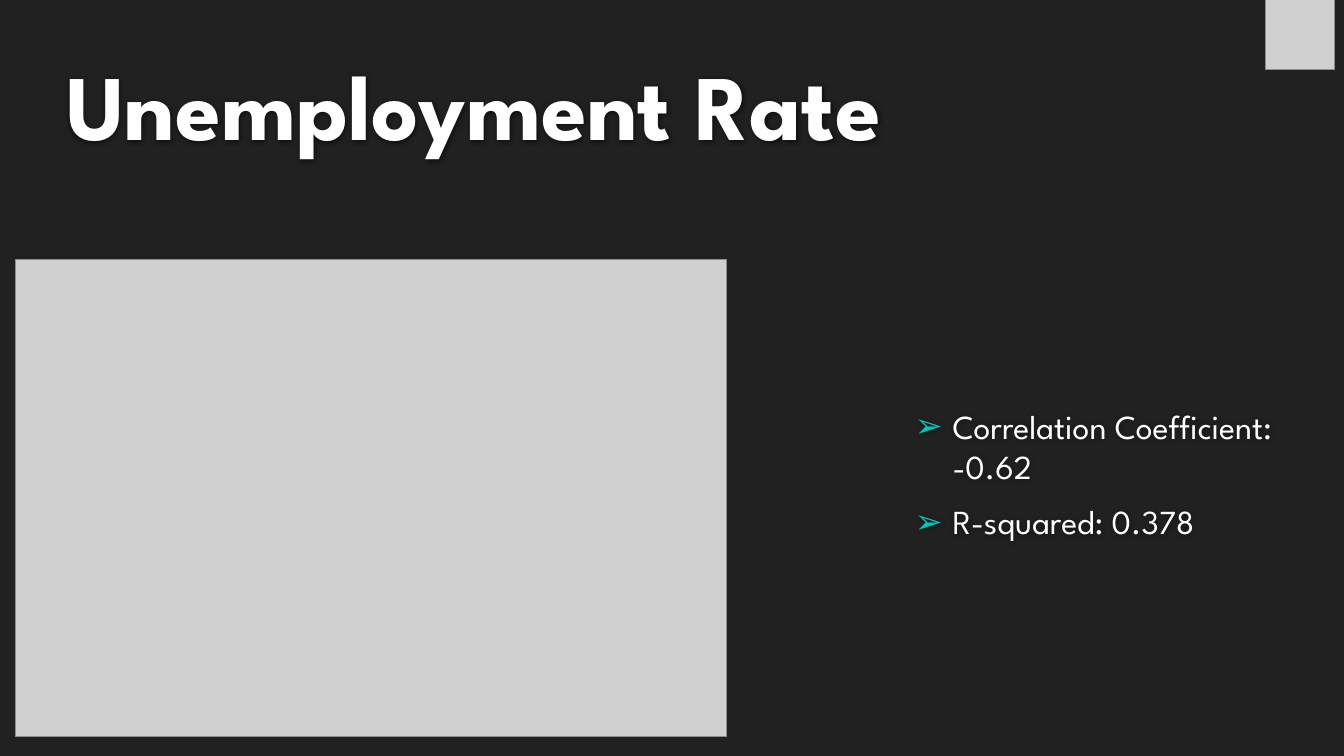
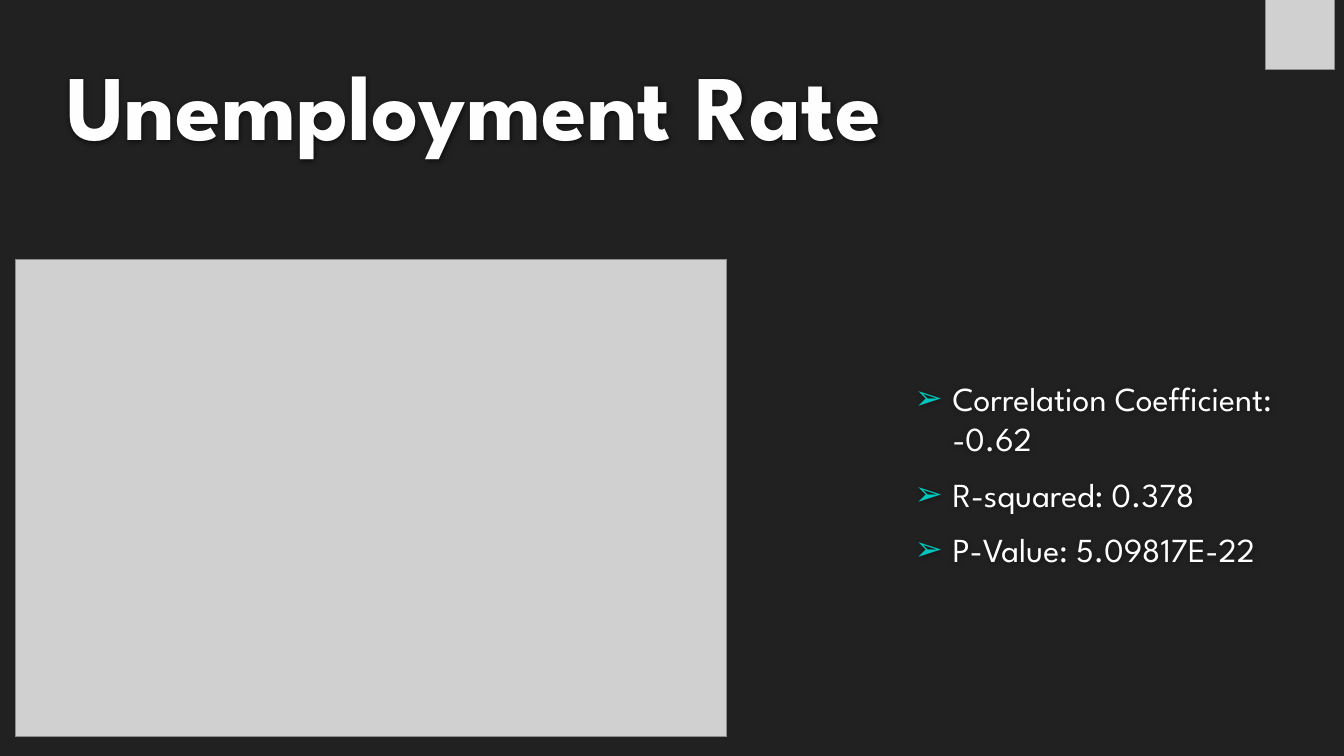
Before and after one commit to michelleherman13/auto-sales, a slide deck: slide 10 of Presentation/Auto_sales_Michelle.pptx. Drawn at 1344x756 pixels with LibreOffice and Linux fonts; fonts in the diff are those of the drawing; grey boxes stand for pictures; background and template pictures are left out. Boxes give left, top, right and bottom in pixels: in the first picture for what was removed or moved away, otherwise in the second. Text is boxed around its words. In the diff, an @@ line names an element or a change of style, - is before the commit and + after.

Commit message:
add p value to slides

```diff
--- a/Presentation/Auto_sales_Michelle.pptx
+++ b/Presentation/Auto_sales_Michelle.pptx
@@ text at [953, 539, 1255, 563]: paragraph added @@
+➢ P-Value: 5.09817E-22
```
Also in this commit, not shown: 4 other slides changed.
